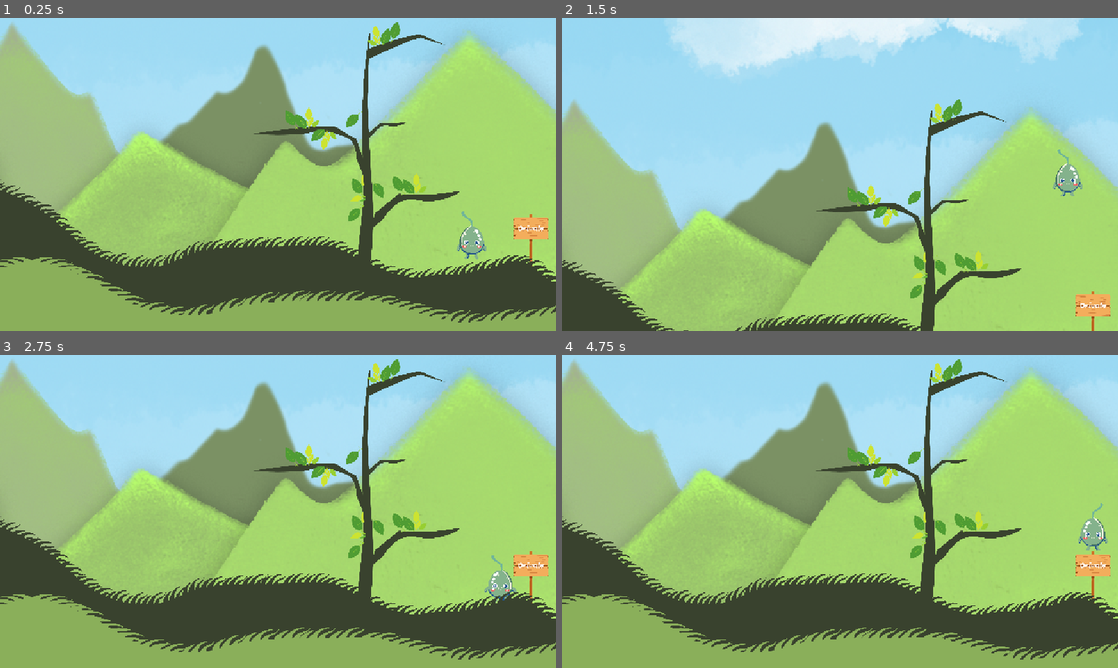
Above: before the commit, frames 1-4 (two rows, left to right).
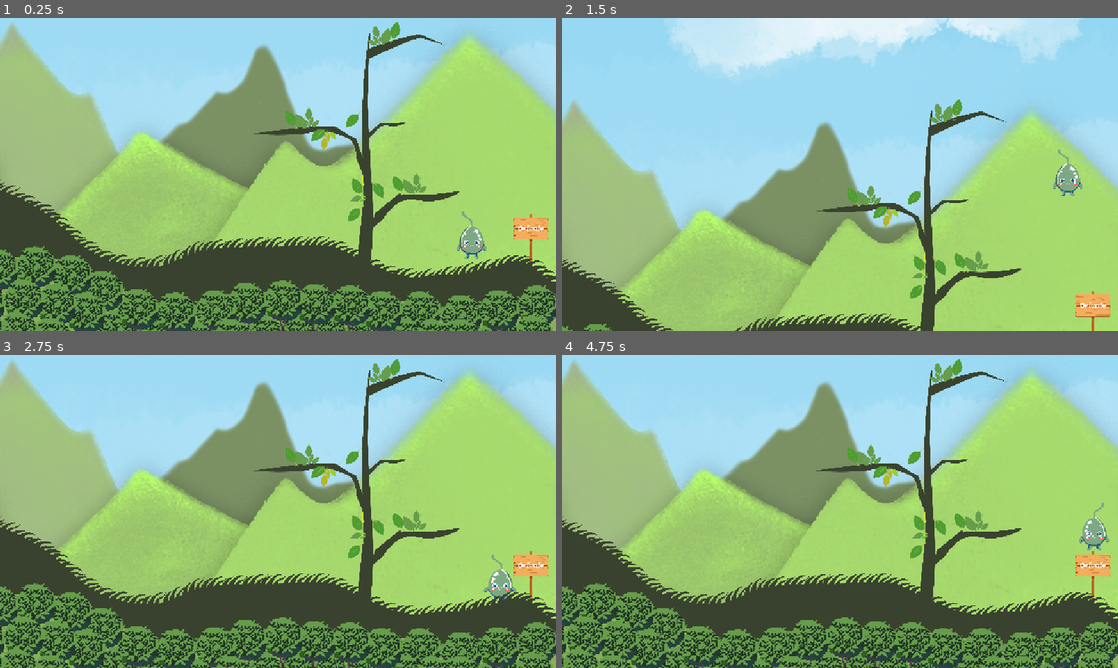
Above: after the commit, the same moments.

Repository: akkajoe/Wandr
Game: Godot game, scene res://levels/level_02.tscn
The game is run twice, just before and just after one commit, with the same random seed, the same clock (stepped at 60 frames per second) and the same inputs.
Inputs:
- Up to frame 1 (0.25 s): no input
- Up to frame 2 (1.5 s): hold D (right) from 0.53 s (still down); tap Space (jump) at 0.77 s
- Up to frame 3 (2.75 s): tap Space (jump) at 1.52 s; release D (right) at 2.03 s; hold A (left) from 2.03 s (still down)
- Up to frame 4 (4.75 s): release A (left) at 2.78 s; hold D (right) 2.78-4.28 s; tap Space (jump) at 3.02, 3.77, 4.52 s; hold A (left) from 4.28 s (still down)

The runs differ from the first frame. In frame 1, 14% of the frame differs, in the area x 0-100%, y 2-100%; in frame 2, 0.7%; in frame 3, 15%; in frame 4, 15%.

Commit message:
Added teabushes to l2, changed tree leaves color

Diff:
--- a/wandr/Player/player.tscn
+++ b/wandr/Player/player.tscn
@@ -33,7 +33,7 @@
 }]
 
 [sub_resource type="RectangleShape2D" id="RectangleShape2D_pk6rw"]
-size = Vector2(237, 358)
+size = Vector2(212, 361)
 
 [sub_resource type="RectangleShape2D" id="RectangleShape2D_4ntmi"]
 size = Vector2(221.5, 105)
@@ -51,7 +51,7 @@
 frame_progress = 0.757567
 
 [node name="CollisionShape2D" type="CollisionShape2D" parent="."]
-position = Vector2(11.5, 27)
+position = Vector2(11, 28.5)
 shape = SubResource("RectangleShape2D_pk6rw")
 
 [node name="Camera2D" type="Camera2D" parent="."]
--- a/wandr/levels/level_02.tscn
+++ b/wandr/levels/level_02.tscn
@@ -12,6 +12,7 @@
 [ext_resource type="AudioStream" uid="uid://dh1qxmoudtwh6" path="res://assets/audio/birds-chirping-calm-173695.mp3" id="10_05651"]
 [ext_resource type="Texture2D" uid="uid://bcwodojyn0lc2" path="res://assets/bg/orivale_bg.png" id="11_xxuo2"]
 [ext_resource type="Texture2D" uid="uid://be7rxerfdnm4o" path="res://assets/World/ground2.png" id="12_liqpl"]
+[ext_resource type="Texture2D" uid="uid://w7lv41y860xk" path="res://assets/World/teabush.png" id="13_4c076"]
 
 [sub_resource type="RectangleShape2D" id="RectangleShape2D_h518d"]
 size = Vector2(28, 366.5)
@@ -74,7 +75,7 @@
 [node name="CollisionPolygon2D" type="CollisionPolygon2D" parent="StaticBody2D" index="8"]
 position = Vector2(913, 572)
 scale = Vector2(0.1, 0.1)
-polygon = PackedVector2Array(2390, 140, 2260, 20, 2090, -80, …(69 unchanged characters)… -40, 490, -200, 70, -210, -240, -200, -580, -170, -840, -60, -1030, -30, -1200, -40, -1370, -90, -1620, -250, -1850, -460, -2120, -620, -2380, -710, -2620, -650, -2820, -550, -3060, -380, -3230, -260, -3370, -150, -3550, -70, -3790, -40, -4040, -90, -4200, -150, -4420, -210, -4760, -230, -5290, -210, -5850, 10, -6070, 40, -6220, 20, -6410, -10, -6600, -20, -6730, -60, -6850, -110, -6960, -70, -7090, 50, -7190, 110, -7480, -80, -7640, -80, -7780, -30, -8080, 20, -8230, 20, -8460, 40, -8710, -50, -9080, -200, -10010, -200, -10280, -140, -10430, -70, -10610, -40, -10800, -50, -11020, -110, -11300, -280, -11390, -370, -11610, -560, -11870, -670, -12000, -740, -11990, 760, -7460, 760, -130.001, 750, 2380, 740)
+polygon = PackedVector2Array(2390, 140, 2260, 20, 2090, -80, …(69 unchanged characters)… -40, 490, -200, 70, -210, -240, -200, -570, -180, -840, -80, -1040, -40, -1210, -60, -1370, -90, -1620, -250, -1850, -460, -2120, -620, -2380, -710, -2620, -650, -2820, -550, -3060, -380, -3230, -260, -3370, -150, -3550, -70, -3790, -40, -4040, -90, -4200, -150, -4420, -210, -4760, -230, -5290, -210, -5850, 10, -6070, 40, -6220, 20, -6410, -10, -6600, -20, -6730, -60, -6850, -110, -6960, -70, -7090, 50, -7190, 110, -7480, -80, -7640, -80, -7780, -30, -8080, 20, -8230, 20, -8460, 40, -8710, -60, -9080, -220, -9860, -220, -10160, -180, -10430, -70, -10610, -50, -10810, -60, -11020, -140, -11260, -300, -11380, -430, -11610, -600, -11870, -670, -12000, -740, -11990, 760, -7460, 760, -130.001, 750, 2380, 740)
 
 [node name="tree3" type="Sprite2D" parent="StaticBody2D" index="9"]
 position = Vector2(503, 439)
@@ -209,12 +210,12 @@
 
 [node name="grass24" parent="." index="28" instance=ExtResource("4_h518d")]
 position = Vector2(801, 563)
-rotation = -0.205949
+rotation = 0.00349066
 scale = Vector2(0.01, 0.01)
 
 [node name="grass25" parent="." index="29" instance=ExtResource("4_h518d")]
 position = Vector2(786, 560)
-rotation = -0.0488692
+rotation = 0.16057
 scale = Vector2(0.01, 0.01)
 
 [node name="grass26" parent="." index="30" instance=ExtResource("4_h518d")]
@@ -665,3 +666,538 @@
 scale = Vector2(0.0951937, 0.0677579)
 texture = ExtResource("12_liqpl")
 flip_h = true
+
+[node name="teabush3" type="Sprite2D" parent="." index="123"]
+position = Vector2(1072, 611)
+scale = Vector2(0.025, 0.025)
+texture = ExtResource("13_4c076")
+
+[node name="teabush26" type="Sprite2D" parent="." index="124"]
+position = Vector2(1072, 631)
+scale = Vector2(0.025, 0.025)
+texture = ExtResource("13_4c076")
+
+[node name="teabush" type="Sprite2D" parent="." index="125"]
+position = Vector2(1135, 603)
+scale = Vector2(0.025, 0.025)
+texture = ExtResource("13_4c076")
+
+[node name="teabush24" type="Sprite2D" parent="." index="126"]
+position = Vector2(1131, 628)
+scale = Vector2(0.025, 0.025)
+texture = ExtResource("13_4c076")
+
+[node name="teabush25" type="Sprite2D" parent="." index="127"]
+position = Vector2(1103, 628)
+scale = Vector2(0.025, 0.025)
+texture = ExtResource("13_4c076")
+
+[node name="teabush2" type="Sprite2D" parent="." index="128"]
+position = Vector2(1103, 607)
+scale = Vector2(0.025, 0.025)
+texture = ExtResource("13_4c076")
+
+[node name="teabush4" type="Sprite2D" parent="." index="129"]
+position = Vector2(1038, 608)
+scale = Vector2(0.025, 0.025)
+texture = ExtResource("13_4c076")
+
+[node name="teabush27" type="Sprite2D" parent="." index="130"]
+position = Vector2(1048, 631)
+scale = Vector2(0.025, 0.025)
+texture = ExtResource("13_4c076")
+
+[node name="teabush28" type="Sprite2D" parent="." index="131"]
+position = Vector2(1021, 629)
+scale = Vector2(0.025, 0.025)
+texture = ExtResource("13_4c076")
+
+[node name="teabush29" type="Sprite2D" parent="." index="132"]
+position = Vector2(989, 632)
+scale = Vector2(0.025, 0.025)
+texture = ExtResource("13_4c076")
+
+[node name="teabush30" type="Sprite2D" parent="." index="133"]
+position = Vector2(961, 628)
+scale = Vector2(0.025, 0.025)
+texture = ExtResource("13_4c076")
+
+[node name="teabush31" type="Sprite2D" parent="." index="134"]
+position = Vector2(935, 628)
+scale = Vector2(0.025, 0.025)
+texture = ExtResource("13_4c076")
+
+[node name="teabush32" type="Sprite2D" parent="." index="135"]
+position = Vector2(907, 627)
+scale = Vector2(0.025, 0.025)
+texture = ExtResource("13_4c076")
+
+[node name="teabush5" type="Sprite2D" parent="." index="136"]
+position = Vector2(1006, 608)
+scale = Vector2(0.025, 0.025)
+texture = ExtResource("13_4c076")
+
+[node name="teabush6" type="Sprite2D" parent="." index="137"]
+position = Vector2(980, 603)
+scale = Vector2(0.025, 0.025)
+texture = ExtResource("13_4c076")
+
+[node name="teabush7" type="Sprite2D" parent="." index="138"]
+position = Vector2(951, 602)
+scale = Vector2(0.025, 0.025)
+texture = ExtResource("13_4c076")
+
+[node name="teabush8" type="Sprite2D" parent="." index="139"]
+position = Vector2(924, 599)
+scale = Vector2(0.025, 0.025)
+texture = ExtResource("13_4c076")
+
+[node name="teabush9" type="Sprite2D" parent="." index="140"]
+position = Vector2(894, 601)
+scale = Vector2(0.025, 0.025)
+texture = ExtResource("13_4c076")
+
+[node name="teabush33" type="Sprite2D" parent="." index="141"]
+position = Vector2(868, 607)
+scale = Vector2(0.025, 0.025)
+texture = ExtResource("13_4c076")
+
+[node name="teabush34" type="Sprite2D" parent="." index="142"]
+position = Vector2(882, 631)
+scale = Vector2(0.025, 0.025)
+texture = ExtResource("13_4c076")
+
+[node name="teabush35" type="Sprite2D" parent="." index="143"]
+position = Vector2(851, 633)
+scale = Vector2(0.025, 0.025)
+texture = ExtResource("13_4c076")
+
+[node name="teabush36" type="Sprite2D" parent="." index="144"]
+position = Vector2(818, 631)
+scale = Vector2(0.025, 0.025)
+texture = ExtResource("13_4c076")
+
+[node name="teabush37" type="Sprite2D" parent="." index="145"]
+position = Vector2(788, 623)
+scale = Vector2(0.025, 0.025)
+texture = ExtResource("13_4c076")
+
+[node name="teabush10" type="Sprite2D" parent="." index="146"]
+position = Vector2(835, 609)
+scale = Vector2(0.025, 0.025)
+texture = ExtResource("13_4c076")
+
+[node name="teabush11" type="Sprite2D" parent="." index="147"]
+position = Vector2(804, 606)
+scale = Vector2(0.025, 0.025)
+texture = ExtResource("13_4c076")
+
+[node name="teabush12" type="Sprite2D" parent="." index="148"]
+position = Vector2(775, 591)
+scale = Vector2(0.025, 0.025)
+texture = ExtResource("13_4c076")
+
+[node name="teabush13" type="Sprite2D" parent="." index="149"]
+position = Vector2(749, 578)
+scale = Vector2(0.025, 0.025)
+texture = ExtResource("13_4c076")
+
+[node name="teabush14" type="Sprite2D" parent="." index="150"]
+position = Vector2(719, 571)
+scale = Vector2(0.025, 0.025)
+texture = ExtResource("13_4c076")
+
+[node name="teabush15" type="Sprite2D" parent="." index="151"]
+position = Vector2(688, 573)
+scale = Vector2(0.025, 0.025)
+texture = ExtResource("13_4c076")
+
+[node name="teabush16" type="Sprite2D" parent="." index="152"]
+position = Vector2(657, 578)
+scale = Vector2(0.025, 0.025)
+texture = ExtResource("13_4c076")
+
+[node name="teabush17" type="Sprite2D" parent="." index="153"]
+position = Vector2(760, 609)
+scale = Vector2(0.025, 0.025)
+texture = ExtResource("13_4c076")
+
+[node name="teabush18" type="Sprite2D" parent="." index="154"]
+position = Vector2(736, 602)
+scale = Vector2(0.025, 0.025)
+texture = ExtResource("13_4c076")
+
+[node name="teabush38" type="Sprite2D" parent="." index="155"]
+position = Vector2(709, 598)
+scale = Vector2(0.025, 0.025)
+texture = ExtResource("13_4c076")
+
+[node name="teabush39" type="Sprite2D" parent="." index="156"]
+position = Vector2(677, 601)
+scale = Vector2(0.025, 0.025)
+texture = ExtResource("13_4c076")
+
+[node name="teabush40" type="Sprite2D" parent="." index="157"]
+position = Vector2(732, 630)
+scale = Vector2(0.025, 0.025)
+texture = ExtResource("13_4c076")
+
+[node name="teabush41" type="Sprite2D" parent="." index="158"]
+position = Vector2(704, 625)
+scale = Vector2(0.025, 0.025)
+texture = ExtResource("13_4c076")
+
+[node name="teabush42" type="Sprite2D" parent="." index="159"]
+position = Vector2(676, 623)
+scale = Vector2(0.025, 0.025)
+texture = ExtResource("13_4c076")
+
+[node name="teabush43" type="Sprite2D" parent="." index="160"]
+position = Vector2(646, 604)
+scale = Vector2(0.025, 0.025)
+texture = ExtResource("13_4c076")
+
+[node name="teabush44" type="Sprite2D" parent="." index="161"]
+position = Vector2(617, 611)
+scale = Vector2(0.025, 0.025)
+texture = ExtResource("13_4c076")
+
+[node name="teabush45" type="Sprite2D" parent="." index="162"]
+position = Vector2(585, 613)
+scale = Vector2(0.025, 0.025)
+texture = ExtResource("13_4c076")
+
+[node name="teabush46" type="Sprite2D" parent="." index="163"]
+position = Vector2(555, 606)
+scale = Vector2(0.025, 0.025)
+texture = ExtResource("13_4c076")
+
+[node name="teabush47" type="Sprite2D" parent="." index="164"]
+position = Vector2(524, 600)
+scale = Vector2(0.025, 0.025)
+texture = ExtResource("13_4c076")
+
+[node name="teabush48" type="Sprite2D" parent="." index="165"]
+position = Vector2(644, 632)
+scale = Vector2(0.025, 0.025)
+texture = ExtResource("13_4c076")
+
+[node name="teabush49" type="Sprite2D" parent="." index="166"]
+position = Vector2(610, 633)
+scale = Vector2(0.025, 0.025)
+texture = ExtResource("13_4c076")
+
+[node name="teabush50" type="Sprite2D" parent="." index="167"]
+position = Vector2(576, 633)
+scale = Vector2(0.025, 0.025)
+texture = ExtResource("13_4c076")
+
+[node name="teabush51" type="Sprite2D" parent="." index="168"]
+position = Vector2(544, 630)
+scale = Vector2(0.025, 0.025)
+texture = ExtResource("13_4c076")
+
+[node name="teabush52" type="Sprite2D" parent="." index="169"]
+position = Vector2(510, 624)
+scale = Vector2(0.025, 0.025)
+texture = ExtResource("13_4c076")
+
+[node name="teabush53" type="Sprite2D" parent="." index="170"]
+position = Vector2(495, 595)
+scale = Vector2(0.025, 0.025)
+texture = ExtResource("13_4c076")
+
+[node name="teabush54" type="Sprite2D" parent="." index="171"]
+position = Vector2(478, 616)
+scale = Vector2(0.025, 0.025)
+texture = ExtResource("13_4c076")
+
+[node name="teabush55" type="Sprite2D" parent="." index="172"]
+position = Vector2(453, 615)
+scale = Vector2(0.025, 0.025)
+texture = ExtResource("13_4c076")
+
+[node name="teabush19" type="Sprite2D" parent="." index="173"]
+position = Vector2(466, 589)
+scale = Vector2(0.025, 0.025)
+texture = ExtResource("13_4c076")
+
+[node name="teabush20" type="Sprite2D" parent="." index="174"]
+position = Vector2(436, 598)
+scale = Vector2(0.025, 0.025)
+texture = ExtResource("13_4c076")
+
+[node name="teabush56" type="Sprite2D" parent="." index="175"]
+position = Vector2(415, 616)
+scale = Vector2(0.025, 0.025)
+texture = ExtResource("13_4c076")
+
+[node name="teabush21" type="Sprite2D" parent="." index="176"]
+position = Vector2(397, 609)
+scale = Vector2(0.025, 0.025)
+texture = ExtResource("13_4c076")
+
+[node name="teabush22" type="Sprite2D" parent="." index="177"]
+position = Vector2(366, 605)
+scale = Vector2(0.025, 0.025)
+texture = ExtResource("13_4c076")
+
+[node name="teabush23" type="Sprite2D" parent="." index="178"]
+position = Vector2(334, 606)
+scale = Vector2(0.025, 0.025)
+texture = ExtResource("13_4c076")
+
+[node name="teabush57" type="Sprite2D" parent="." index="179"]
+position = Vector2(379, 632)
+scale = Vector2(0.025, 0.025)
+texture = ExtResource("13_4c076")
+
+[node name="teabush58" type="Sprite2D" parent="." index="180"]
+position = Vector2(435, 635)
+scale = Vector2(0.025, 0.025)
+texture = ExtResource("13_4c076")
+
+[node name="teabush59" type="Sprite2D" parent="." index="181"]
+position = Vector2(407, 636)
+scale = Vector2(0.025, 0.025)
+texture = ExtResource("13_4c076")
+
+[node name="teabush60" type="Sprite2D" parent="." index="182"]
+position = Vector2(347, 628)
+scale = Vector2(0.025, 0.025)
+texture = ExtResource("13_4c076")
+
+[node name="teabush61" type="Sprite2D" parent="." index="183"]
+position = Vector2(303, 613)
+scale = Vector2(0.025, 0.025)
+texture = ExtResource("13_4c076")
+
+[node name="teabush62" type="Sprite2D" parent="." index="184"]
+position = Vector2(273, 612)
+scale = Vector2(0.025, 0.025)
+texture = ExtResource("13_4c076")
+
+[node name="teabush65" type="Sprite2D" parent="." index="185"]
+position = Vector2(245, 615)
+scale = Vector2(0.025, 0.025)
+texture = ExtResource("13_4c076")
+
+[node name="teabush66" type="Sprite2D" parent="." index="186"]
+position = Vector2(214, 614)
+scale = Vector2(0.025, 0.025)
+texture = ExtResource("13_4c076")
+
+[node name="teabush67" type="Sprite2D" parent="." index="187"]
+position = Vector2(181, 612)
+scale = Vector2(0.025, 0.025)
+texture = ExtResource("13_4c076")
+
+[node name="teabush68" type="Sprite2D" parent="." index="188"]
+position = Vector2(149, 613)
+scale = Vector2(0.025, 0.025)
+texture = ExtResource("13_4c076")
+
+[node name="teabush69" type="Sprite2D" parent="." index="189"]
+position = Vector2(121, 610)
+scale = Vector2(0.025, 0.025)
+texture = ExtResource("13_4c076")
+
+[node name="teabush70" type="Sprite2D" parent="." index="190"]
+position = Vector2(88, 615)
+scale = Vector2(0.025, 0.025)
+texture = ExtResource("13_4c076")
+
+[node name="teabush71" type="Sprite2D" parent="." index="191"]
+position = Vector2(57, 608)
+scale = Vector2(0.025, 0.025)
+texture = ExtResource("13_4c076")
+
+[node name="teabush72" type="Sprite2D" parent="." index="192"]
+position = Vector2(27, 598)
+scale = Vector2(0.025, 0.025)
+texture = ExtResource("13_4c076")
+
+[node name="teabush81" type="Sprite2D" parent="." index="193"]
+position = Vector2(-4, 602)
+scale = Vector2(0.025, 0.025)
+texture = ExtResource("13_4c076")
+
+[node name="teabush82" type="Sprite2D" parent="." index="194"]
+position = Vector2(-35, 606)
+scale = Vector2(0.025, 0.025)
+texture = ExtResource("13_4c076")
+
+[node name="teabush83" type="Sprite2D" parent="." index="195"]
+position = Vector2(-64, 609)
+scale = Vector2(0.025, 0.025)
+texture = ExtResource("13_4c076")
+
+[node name="teabush84" type="Sprite2D" parent="." index="196"]
+position = Vector2(-92, 609)
+scale = Vector2(0.025, 0.025)
+texture = ExtResource("13_4c076")
+
+[node name="teabush85" type="Sprite2D" parent="." index="197"]
+position = Vector2(-123, 612)
+scale = Vector2(0.025, 0.025)
+texture = ExtResource("13_4c076")
+
+[node name="teabush86" type="Sprite2D" parent="." index="198"]
+position = Vector2(-156, 614)
+scale = Vector2(0.025, 0.025)
+texture = ExtResource("13_4c076")
+
+[node name="teabush87" type="Sprite2D" parent="." index="199"]
+position = Vector2(-188, 613)
+scale = Vector2(0.025, 0.025)
+texture = ExtResource("13_4c076")
+
+[node name="teabush88" type="Sprite2D" parent="." index="200"]
+position = Vector2(-216, 602)
+scale = Vector2(0.025, 0.025)
+texture = ExtResource("13_4c076")
+
+[node name="teabush89" type="Sprite2D" parent="." index="201"]
+position = Vector2(-245, 591)
+scale = Vector2(0.025, 0.025)
+texture = ExtResource("13_4c076")
+
+[node name="teabush90" type="Sprite2D" parent="." index="202"]
+position = Vector2(10, 625)
+scale = Vector2(0.025, 0.025)
+texture = ExtResource("13_4c076")
+
+[node name="teabush91" type="Sprite2D" parent="." index="203"]
+position = Vector2(-25, 628)
+scale = Vector2(0.025, 0.025)
+texture = ExtResource("13_4c076")
+
+[node name="teabush92" type="Sprite2D" parent="." index="204"]
+position = Vector2(-25, 628)
+scale = Vector2(0.025, 0.025)
+texture = ExtResource("13_4c076")
+
+[node name="teabush93" type="Sprite2D" parent="." index="205"]
+position = Vector2(-58, 632)
+scale = Vector2(0.025, 0.025)
+texture = ExtResource("13_4c076")
+
+[node name="teabush94" type="Sprite2D" parent="." index="206"]
+position = Vector2(-88, 630)
+scale = Vector2(0.025, 0.025)
+texture = ExtResource("13_4c076")
+
+[node name="teabush95" type="Sprite2D" parent="." index="207"]
+position = Vector2(-119, 636)
+scale = Vector2(0.025, 0.025)
+texture = ExtResource("13_4c076")
+
+[node name="teabush96" type="Sprite2D" parent="." index="208"]
+position = Vector2(-152, 636)
+scale = Vector2(0.025, 0.025)
+texture = ExtResource("13_4c076")
+
+[node name="teabush97" type="Sprite2D" parent="." index="209"]
+position = Vector2(-182, 636)
+scale = Vector2(0.025, 0.025)
+texture = ExtResource("13_4c076")
+
+[node name="teabush98" type="Sprite2D" parent="." index="210"]
+position = Vector2(-214, 633)
+scale = Vector2(0.025, 0.025)
+texture = ExtResource("13_4c076")
+
+[node name="teabush99" type="Sprite2D" parent="." index="211"]
+position = Vector2(-241, 620)
+scale = Vector2(0.025, 0.025)
+texture = ExtResource("13_4c076")
+
+[node name="teabush100" type="Sprite2D" parent="." index="212"]
+position = Vector2(-268, 613)
+scale = Vector2(0.025, 0.025)
+texture = ExtResource("13_4c076")
+
+[node name="teabush101" type="Sprite2D" parent="." index="213"]
+position = Vector2(-271, 585)
+scale = Vector2(0.025, 0.025)
+texture = ExtResource("13_4c076")
+
+[node name="teabush102" type="Sprite2D" parent="." index="214"]
+position = Vector2(-296, 578)
+scale = Vector2(0.025, 0.025)
+texture = ExtResource("13_4c076")
+
+[node name="teabush103" type="Sprite2D" parent="." index="215"]
+position = Vector2(-314, 578)
+scale = Vector2(0.025, 0.025)
+texture = ExtResource("13_4c076")
+
+[node name="teabush104" type="Sprite2D" parent="." index="216"]
+position = Vector2(-296, 605)
+scale = Vector2(0.025, 0.025)
+texture = ExtResource("13_4c076")
+
+[node name="teabush105" type="Sprite2D" parent="." index="217"]
+position = Vector2(-265, 639)
+scale = Vector2(0.025, 0.025)
+texture = ExtResource("13_4c076")
+
+[node name="teabush106" type="Sprite2D" parent="." index="218"]
+position = Vector2(-295, 636)
+scale = Vector2(0.025, 0.025)
+texture = ExtResource("13_4c076")
+
+[node name="teabush107" type="Sprite2D" parent="." index="219"]
+position = Vector2(-321, 621)
+scale = Vector2(0.025, 0.025)
+texture = ExtResource("13_4c076")
+
+[node name="teabush63" type="Sprite2D" parent="." index="220"]
+position = Vector2(319, 633)
+scale = Vector2(0.025, 0.025)
+texture = ExtResource("13_4c076")
+
+[node name="teabush64" type="Sprite2D" parent="." index="221"]
+position = Vector2(286, 635)
+scale = Vector2(0.025, 0.025)
+texture = ExtResource("13_4c076")
+
+[node name="teabush73" type="Sprite2D" parent="." index="222"]
+position = Vector2(259, 637)
+scale = Vector2(0.025, 0.025)
+texture = ExtResource("13_4c076")
+
+[node name="teabush74" type="Sprite2D" parent="." index="223"]
+position = Vector2(226, 638)
+scale = Vector2(0.025, 0.025)
+texture = ExtResource("13_4c076")
+
+[node name="teabush75" type="Sprite2D" parent="." index="224"]
+position = Vector2(197, 637)
+scale = Vector2(0.025, 0.025)
+texture = ExtResource("13_4c076")
+
+[node name="teabush76" type="Sprite2D" parent="." index="225"]
+position = Vector2(164, 637)
+scale = Vector2(0.025, 0.025)
+texture = ExtResource("13_4c076")
+
+[node name="teabush77" type="Sprite2D" parent="." index="226"]
+position = Vector2(134, 637)
+scale = Vector2(0.025, 0.025)
+texture = ExtResource("13_4c076")
+
+[node name="teabush78" type="Sprite2D" parent="." index="227"]
+position = Vector2(105, 635)
+scale = Vector2(0.025, 0.025)
+texture = ExtResource("13_4c076")
+
+[node name="teabush79" type="Sprite2D" parent="." index="228"]
+position = Vector2(71, 636)
+scale = Vector2(0.025, 0.025)
+texture = ExtResource("13_4c076")
+
+[node name="teabush80" type="Sprite2D" parent="." index="229"]
+position = Vector2(38, 630)
+scale = Vector2(0.025, 0.025)
+texture = ExtResource("13_4c076")
Binary file added: wandr/assets/World/ground3.png
Not shown, added: wandr/assets/World/ground3.png.import
Not shown, added: wandr/assets/World/rivex_name.png.import
Binary file added: wandr/assets/World/teabush.png
Not shown, added: wandr/assets/World/teabush.png.import
Binary file changed: wandr/assets/World/tree1.png
Binary file changed: wandr/assets/World/tree2.png
Binary file changed: wandr/assets/player/pi.png
Binary file changed: wandr/assets/player/wobble1.png
Binary file changed: wandr/assets/player/wobble12.png
Binary file changed: wandr/assets/player/wobble2.png
Binary file changed: wandr/assets/player/wobble22.png
(and 1 more such lines)
